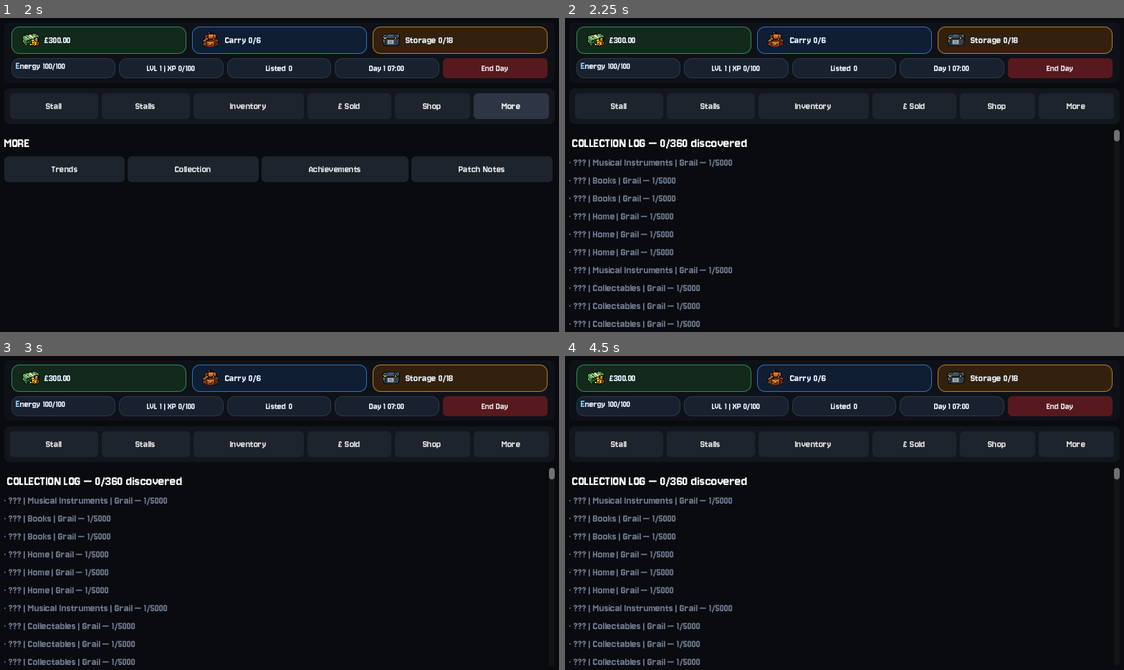
Above: before the commit, frames 1-4 (two rows, left to right).
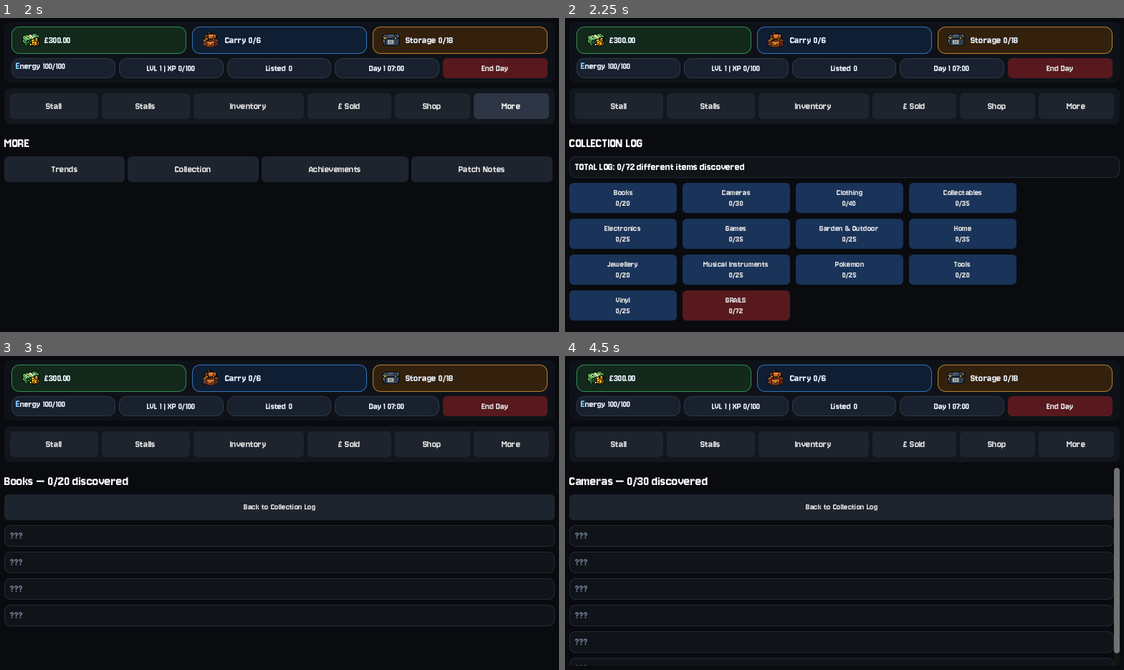
Above: after the commit, the same moments.

Repository: wmilburn1997-ai/car-boot-reseller
Game: Godot game, scene res://Main.tscn
The game is run twice, just before and just after one commit, with the same random seed, the same clock (stepped at 60 frames per second) and the same inputs.
Inputs (mouse positions are in pixels of both pictures, inside the frame that each line leads up to):
- Up to frame 1 (2 s): click "Stall" at 0.5 s; click "More" at 1.25 s
- Up to frame 2 (2.25 s): click "Collection" at 2 s
- Up to frame 3 (3 s): click (55, 534) at 2.75 s, where only the run after the commit has a clickable "Books 0/20"
- Up to frame 4 (4.5 s): click (844, 506) at 3.5 s, where only the run after the commit has a clickable "Back to Collection Log"; click (738, 534) at 4.25 s, where only the run after the commit has a clickable "Cameras 0/30"

Frame 1 is identical in both runs. In frame 2, 28% of the frame differs, in the area x 0-100%, y 35-99%; in frame 3, 12%; in frame 4, 13%.

Commit message:
Overhaul Collection Log into category-based Pokedex system with real per-item stats

Diff:
--- a/main.gd
+++ b/main.gd
@@ -15,6 +15,7 @@
 var inventory = []
 var sold_history = []
 var discovered_log = {}
+var family_stats = {}
 var achievements = {}
 var day_stats = {}
 var last_rng_line = "No RNG rolls yet."
@@ -1609,6 +1610,7 @@
 	var before_check = estimate_identified_potential(item)
 	item["condition_checked"] = true
 	item["action_order"].append("condition")
+	update_family_condition(item)
 	var after_check = estimate_identified_potential(item)
 	var before_center = (float(before_check[0]) + float(before_check[1])) / 2.0
 	var after_center = (float(after_check[0]) + float(after_check[1])) / 2.0
@@ -1911,6 +1913,12 @@
 	set_status("Bought %s for £%.2f. Carry used %d/%d." % [item["name"], item["paid"], carry_used, bag_upgrades[bag_level]["capacity"]])
 	show_stall()
 
+func update_family_condition(item):
+	if family_stats.has(item["name"]):
+		var fs = family_stats[item["name"]]
+		if int(item["condition"]) > int(fs["best_condition"]):
+			fs["best_condition"] = item["condition"]
+
 func register_collection(item):
 	var key = item["category"] + "|" + item["name"] + "|" + item["rarity"]
 	if not discovered_log.has(key):
@@ -1919,6 +1927,15 @@
 		day_stats["rarest_one_in"] = max(day_stats["rarest_one_in"], item["one_in"])
 		if item["one_in"] >= 100:
 			unlock_achievement("Against the Odds")
+	if not family_stats.has(item["name"]):
+		family_stats[item["name"]] = {"category":item["category"], "times_found":0, "best_condition":0, "cheapest_bought":-1.0, "highest_sold":0.0, "lifetime_profit":0.0, "specials_found":{}, "highest_rarity":"Common", "highest_one_in":1}
+	var fs = family_stats[item["name"]]
+	fs["times_found"] += 1
+	if fs["cheapest_bought"] < 0.0 or float(item["asking"]) < fs["cheapest_bought"]:
+		fs["cheapest_bought"] = float(item["asking"])
+	if item["one_in"] > int(fs["highest_one_in"]):
+		fs["highest_one_in"] = item["one_in"]
+		fs["highest_rarity"] = item["rarity"]
 
 func check_side_deal(seller):
 	if not special_event_profiles.has(seller):
@@ -2496,6 +2513,10 @@
 	current_time_minutes += 2
 	carry_used = max(0, carry_used - size_units(item))
 	sold_history.append({"name":item["name"], "price":quick_price, "day":day, "condition":item["condition"], "condition_checked":item["condition_checked"], "paid":item["paid"], "fee":0.0, "postage":0.0, "insurance":0.0, "packaging":0.0, "extra_spend":float(item.get("extra_spend", 0.0))})
+	if family_stats.has(item["name"]):
+		var fs_quick = family_stats[item["name"]]
+		fs_quick["highest_sold"] = max(float(fs_quick["highest_sold"]), quick_price)
+		fs_quick["lifetime_profit"] = float(fs_quick["lifetime_profit"]) + profit
 	inventory.remove_at(index)
 	var color = Color(0.55,0.85,0.58,1.0) if profit >= 0.0 else Color(0.92,0.55,0.45,1.0)
 	set_status("Quick Sold — £%.2f — Profit %+.2f" % [quick_price, profit], color)
@@ -2580,6 +2601,7 @@
 	var before_check = estimate_identified_potential(item)
 	item["condition_checked"] = true
 	item["action_order"].append("condition")
+	update_family_condition(item)
 	var after_check = estimate_identified_potential(item)
 	var before_center = (float(before_check[0]) + float(before_check[1])) / 2.0
 	var after_center = (float(after_check[0]) + float(after_check[1])) / 2.0
@@ -2649,6 +2671,8 @@
 			item["special_discovered"] = true
 			if item["special_genuine"]:
 				item["identified_mult"] *= 1.55
+				if family_stats.has(item["name"]):
+					family_stats[item["name"]]["specials_found"][item["hidden_special"]] = true
 			else:
 				item["identified_mult"] *= 0.92
 			reason = "Possible hidden special: %s." % item["hidden_special"]
@@ -3004,6 +3028,10 @@
 	carry_used = max(0, carry_used - size_units(item))
 	var sale_profit = net - float(item["paid"]) - float(item.get("extra_spend", 0.0))
 	add_xp(3 + (3 if sale_profit > 0.0 else 0))
+	if family_stats.has(item["name"]):
+		var fs_sale = family_stats[item["name"]]
+		fs_sale["highest_sold"] = max(float(fs_sale["highest_sold"]), sale_price)
+		fs_sale["lifetime_profit"] = float(fs_sale["lifetime_profit"]) + sale_profit
 	queue_popup("Item Sold: %s — £%.2f — Profit %+.2f" % [item["name"], sale_price, sale_profit], "success")
 	if sale_price - item["paid"] > 0:
 		unlock_achievement("First Flip")
@@ -3285,6 +3313,11 @@
 	show_shop()
 
 var patch_notes = [
+	{"version": "Latest — 10/09/2026 02:00", "notes": [
+		"Collection Log overhauled into a Pokedex-style system: one box per category (13 total) plus a GRAILS box for your rarest tier finds, each showing X/Y discovered, with an unclickable TOTAL LOG box showing how many of the 72 distinct items you've ever found",
+		"Each discovered item now shows real tracked stats: times found, best condition ever seen, cheapest ever bought, highest ever sold, specials discovered X/Y, highest rarity tier found, and lifetime profit — all newly tracked from this update onward",
+		"Undiscovered items show as ??? until you've owned at least one",
+	]},
 	{"version": "Latest — 10/09/2026 01:15", "notes": [
 		"Added popups: Item Purchased (green), Item Delisted (red), Item Quick Sold (green, shows actual price), Item Sold — item/price/profit (green) for both instant-sale and end-of-day sales",
 		"Removed the old separate instant-sale banner — it's now the same Item Sold popup as everything else",
@@ -3486,42 +3519,157 @@
 		line.text = "%s | Condition %s | Sold £%.2f | [color=%s]Profit £%+.2f[/color] | Day %d" % [sale["name"], sold_condition_text, sale["price"], profit_color, profit, sale["day"]]
 		body.add_child(line)
 
+func get_category_list():
+	var cats = []
+	for family in item_families:
+		if not cats.has(family["category"]):
+			cats.append(family["category"])
+	cats.sort()
+	return cats
+
+func category_discovery_count(category):
+	var found = 0
+	var total = 0
+	for family in item_families:
+		if family["category"] != category:
+			continue
+		for tier_row in rarity_table:
+			total += 1
+			var key = category + "|" + family["name"] + "|" + tier_row["tier"]
+			if discovered_log.has(key):
+				found += 1
+	return [found, total]
+
+func grails_discovery_count():
+	var found = 0
+	for family in item_families:
+		if family_stats.has(family["name"]) and family_stats[family["name"]]["highest_rarity"] == "Grail":
+			found += 1
+	return [found, item_families.size()]
+
+func total_families_discovered():
+	var found = 0
+	for family in item_families:
+		if family_stats.has(family["name"]):
+			found += 1
+	return [found, item_families.size()]
+
+func render_family_stat_card(family, force_undiscovered = false):
+	var fam_name = family["name"]
+	var panel = make_card()
+	var box = VBoxContainer.new()
+	box.add_theme_constant_override("separation", 4)
+	panel.add_child(box)
+	if force_undiscovered or not family_stats.has(fam_name):
+		var unknown_label = Label.new()
+		unknown_label.autowrap_mode = TextServer.AUTOWRAP_WORD_SMART
+		unknown_label.size_flags_horizontal = Control.SIZE_EXPAND_FILL
+		unknown_label.add_theme_font_size_override("font_size", 16)
+		unknown_label.add_theme_color_override("font_color", Color(0.42,0.47,0.55,1.0))
+		unknown_label.text = "???"
+		box.add_child(unknown_label)
+		return panel
+	var fs = family_stats[fam_name]
+	var header = Label.new()
+	header.autowrap_mode = TextServer.AUTOWRAP_WORD_SMART
+	header.size_flags_horizontal = Control.SIZE_EXPAND_FILL
+	header.add_theme_font_size_override("font_size", 16)
+	header.text = fam_name
+	box.add_child(header)
+	var condition_text = "Unknown" if int(fs["best_condition"]) == 0 else "%d/10" % int(fs["best_condition"])
+	var cheapest_text = "—" if float(fs["cheapest_bought"]) < 0.0 else "£%.0f" % float(fs["cheapest_bought"])
+	var specials_total = family.get("specials", []).size()
+	var stats_label = Label.new()
+	stats_label.autowrap_mode = TextServer.AUTOWRAP_WORD_SMART
+	stats_label.size_flags_horizontal = Control.SIZE_EXPAND_FILL
+	stats_label.add_theme_font_size_override("font_size", 13)
+	stats_label.add_theme_color_override("font_color", Color(0.72,0.78,0.85,1.0))
+	stats_label.text = "Found: %d\nBest condition: %s\nCheapest bought: %s\nHighest sold: £%.0f\nSpecials discovered: %d/%d\nRarity: %s\nLifetime profit: £%+.0f" % [int(fs["times_found"]), condition_text, cheapest_text, float(fs["highest_sold"]), fs["specials_found"].size(), specials_total, fs["highest_rarity"], float(fs["lifetime_profit"])]
+	box.add_child(stats_label)
+	return panel
+
 func show_collection_log():
 	current_screen_name = "show_collection_log"
 	clear_body()
 	update_header()
-	var total_possible = item_families.size() * rarity_table.size()
 	var title = Label.new()
 	title.autowrap_mode = TextServer.AUTOWRAP_WORD_SMART
 	title.size_flags_horizontal = Control.SIZE_EXPAND_FILL
 	title.add_theme_font_size_override("font_size", 20)
-	title.text = " COLLECTION LOG — %d/%d discovered" % [discovered_log.size(), total_possible]
+	title.text = "COLLECTION LOG"
 	body.add_child(title)
 
-
-	var entries = []
+	var total_counts = total_families_discovered()
+	var total_panel = make_card()
+	body.add_child(total_panel)
+	var total_label = Label.new()
+	total_label.autowrap_mode = TextServer.AUTOWRAP_WORD_SMART
+	total_label.size_flags_horizontal = Control.SIZE_EXPAND_FILL
+	total_label.add_theme_font_size_override("font_size", 16)
+	total_label.text = "TOTAL LOG: %d/%d different items discovered" % [total_counts[0], total_counts[1]]
+	total_panel.add_child(total_label)
+
+	var grid = HFlowContainer.new()
+	grid.add_theme_constant_override("h_separation", 8)
+	grid.add_theme_constant_override("v_separation", 8)
+	body.add_child(grid)
+
+	for category in get_category_list():
+		var counts = category_discovery_count(category)
+		var cat_button = Button.new()
+		cat_button.text = "%s\n%d/%d" % [category, counts[0], counts[1]]
+		cat_button.custom_minimum_size = Vector2(150, 56)
+		style_button(cat_button, "action")
+		cat_button.pressed.connect(Callable(self, "show_collection_category").bind(category))
+		grid.add_child(cat_button)
+
+	var grail_counts = grails_discovery_count()
+	var grail_button = Button.new()
+	grail_button.text = "GRAILS\n%d/%d" % [grail_counts[0], grail_counts[1]]
+	grail_button.custom_minimum_size = Vector2(150, 56)
+	style_button(grail_button, "danger")
+	grail_button.pressed.connect(show_collection_grails)
+	grid.add_child(grail_button)
+
+func show_collection_category(category):
+	current_screen_name = "show_collection_log"
+	clear_body()
+	update_header()
+	var title = Label.new()
+	title.autowrap_mode = TextServer.AUTOWRAP_WORD_SMART
+	title.size_flags_horizontal = Control.SIZE_EXPAND_FILL
+	title.add_theme_font_size_override("font_size", 20)
+	var counts = category_discovery_count(category)
+	title.text = "%s — %d/%d discovered" % [category, counts[0], counts[1]]
+	body.add_child(title)
+	var back_button = Button.new()
+	back_button.text = "Back to Collection Log"
+	style_button(back_button, "nav")
+	back_button.pressed.connect(show_collection_log)
+	body.add_child(back_button)
 	for family in item_families:
-		for tier_row in rarity_table:
-			var key = family["category"] + "|" + family["name"] + "|" + tier_row["tier"]
-			if discovered_log.has(key):
-				var found = discovered_log[key]
-				entries.append({"discovered":true, "name":found["name"], "category":found["category"], "rarity":found["rarity"], "one_in":found["one_in"]})
-			else:
-				entries.append({"discovered":false, "name":"???", "category":family["category"], "rarity":tier_row["tier"], "one_in":int(tier_row["one_in"])})
-	entries.sort_custom(Callable(self, "sort_log"))
-
-	for entry in entries:
-		var odds = "Common"
-		if entry["one_in"] > 1:
-			odds = "%s — 1/%d" % [entry["rarity"], entry["one_in"]]
-		var line = Label.new()
-		line.autowrap_mode = TextServer.AUTOWRAP_WORD_SMART
-		line.size_flags_horizontal = Control.SIZE_EXPAND_FILL
-		var prefix = "" if entry["discovered"] else "· "
-		line.text = "%s%s | %s | %s" % [prefix, entry["name"], entry["category"], odds]
-		if not entry["discovered"]:
-			line.add_theme_color_override("font_color", Color(0.42,0.47,0.55,1.0))
-		body.add_child(line)
+		if family["category"] == category:
+			body.add_child(render_family_stat_card(family))
+
+func show_collection_grails():
+	current_screen_name = "show_collection_log"
+	clear_body()
+	update_header()
+	var title = Label.new()
+	title.autowrap_mode = TextServer.AUTOWRAP_WORD_SMART
+	title.size_flags_horizontal = Control.SIZE_EXPAND_FILL
+	title.add_theme_font_size_override("font_size", 20)
+	var grail_counts = grails_discovery_count()
+	title.text = "GRAILS — %d/%d found" % [grail_counts[0], grail_counts[1]]
+	body.add_child(title)
+	var back_button = Button.new()
+	back_button.text = "Back to Collection Log"
+	style_button(back_button, "nav")
+	back_button.pressed.connect(show_collection_log)
+	body.add_child(back_button)
+	for family in item_families:
+		var hit_grail = family_stats.has(family["name"]) and family_stats[family["name"]]["highest_rarity"] == "Grail"
+		body.add_child(render_family_stat_card(family, not hit_grail))
 
 func sort_log(a, b):
 	return int(a["one_in"]) > int(b["one_in"])
@@ -3669,6 +3817,7 @@
 	inventory.clear()
 	sold_history.clear()
 	discovered_log.clear()
+	family_stats.clear()
 	achievements.clear()
 	negative_days_streak = 0
 	bag_level = 0
Not shown, changed: docs/index.html
Not shown, changed: docs/index.pck
